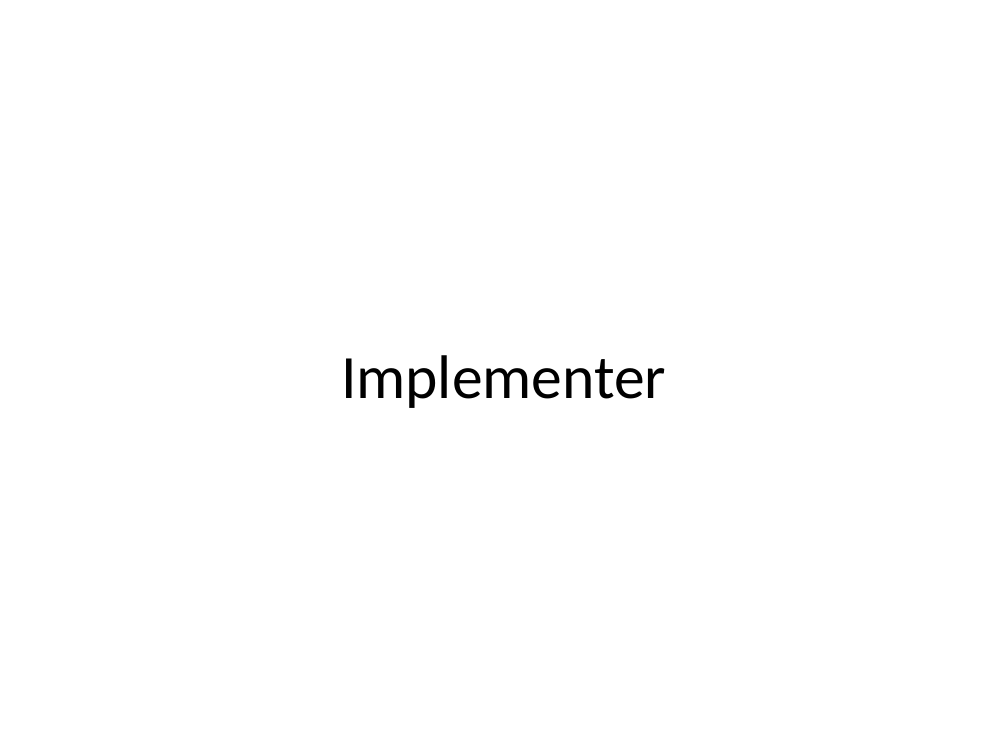
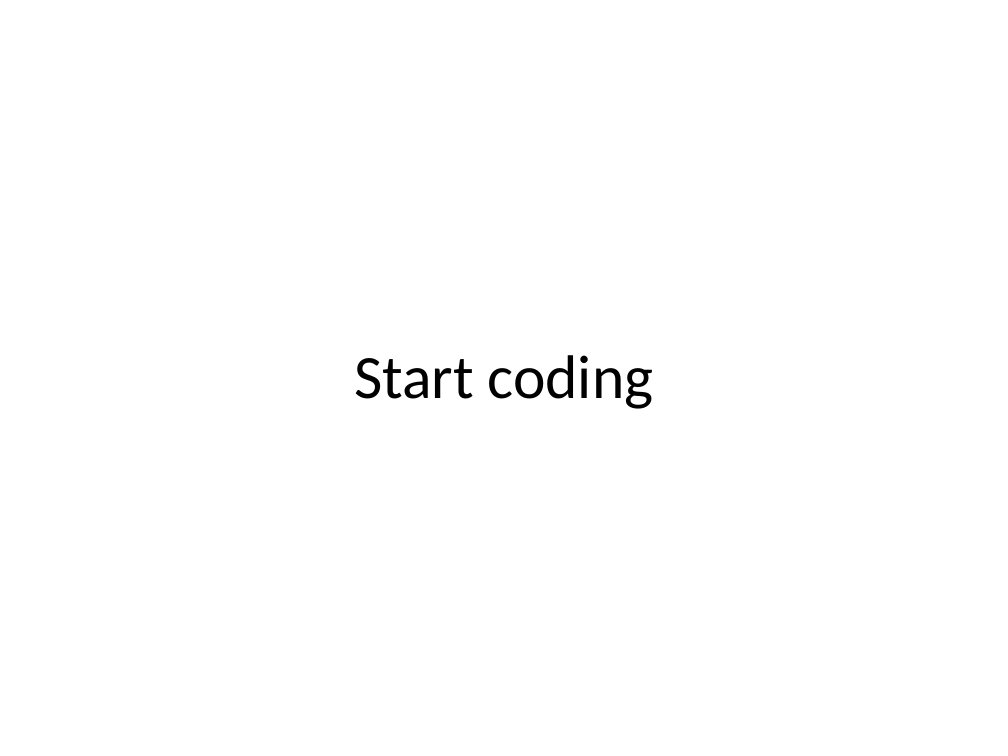
Before and after one commit to runepeter/camel-stuff, a slide deck: slide 11 of camel-spotting.pptx. Drawn at 1008x756 pixels with LibreOffice and Linux fonts; fonts in the diff are those of the drawing. Boxes give left, top, right and bottom in pixels: in the first picture for what was removed or moved away, otherwise in the second. Text is boxed around its words. In the diff, an @@ line names an element or a change of style, - is before the commit and + after.

```diff
--- a/camel-spotting.pptx
+++ b/camel-spotting.pptx
@@ title at box(354, 355, 654, 409): text changed @@
-Implementer
+Start coding
```
Also in this commit, not shown: 12 other slides changed.
